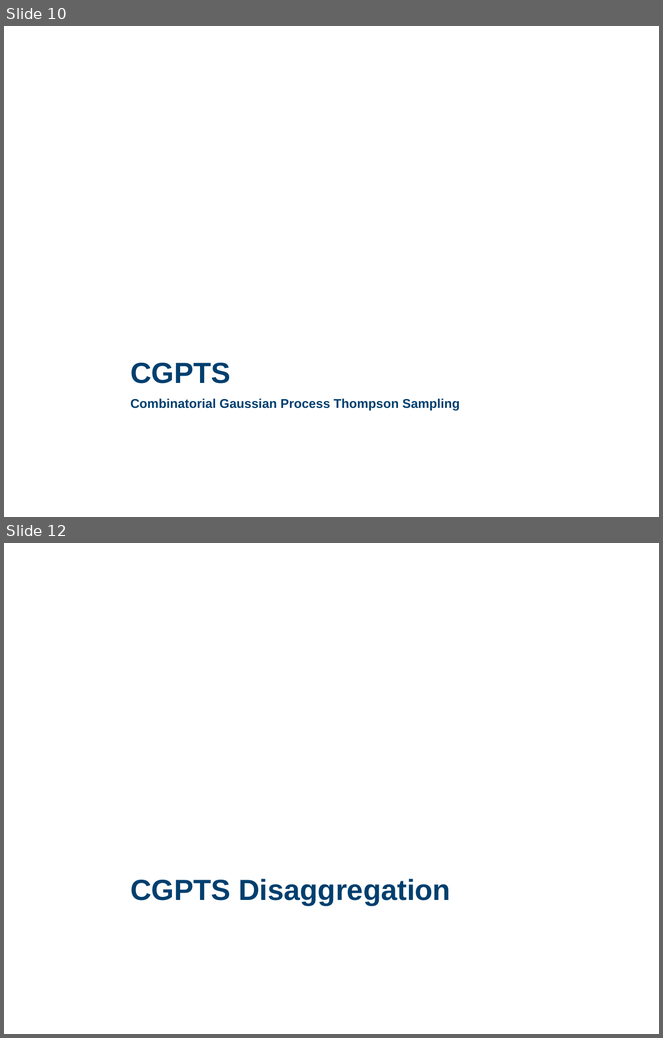
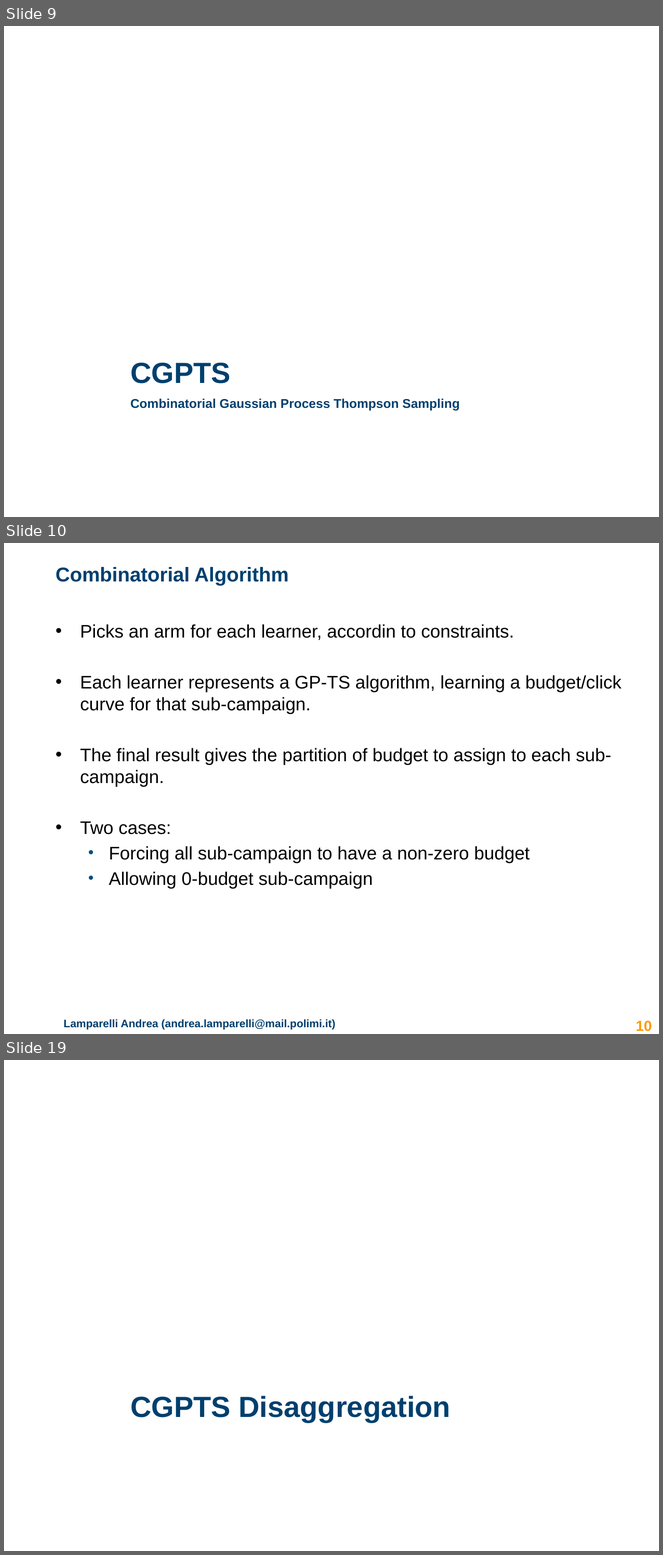
Before and after one commit to lucabonali/AdvertisingDIA, a slide deck: advertising_presentation.pptx. Shown one above the other, each under a label of ours: slides 10 and 12 before the commit, slides 9, 10 and 19 after it; the slides between them are not shown. The pictures are 663x1038 and 663x1555 pixels, drawn with LibreOffice and Linux fonts; fonts in the diff are those of the drawing; background and template pictures are left out. Boxes give left, top, right and bottom in pixels: in the first picture for what was removed or moved away, otherwise in the second. Text is boxed around its words. In the diff, an @@ line names an element or a change of style, - is before the commit and + after.

```diff
--- a/advertising_presentation.pptx
+++ b/advertising_presentation.pptx
@@ slide 10 added at box(4, 543, 659, 1034), background #FFFFFF @@
@@ title added at box(55, 567, 288, 586), 22 pt, text #003F6E, bold @@
+Combinatorial Algorithm
@@ text added at box(80, 624, 622, 888), 20 pt, text #000000 @@
+• Picks an arm for each learner, accordin to constraints.
+• Each learner represents a GP-TS algorithm, learning a budget/click curve for that sub-campaign.
+• The final result gives the partition of budget to assign to each sub-campaign.
+• Two cases:
+  • Forcing all sub-campaign to have a non-zero budget
+  • Allowing 0-budget sub-campaign
@@ text added at box(64, 1019, 336, 1030), 12 pt, text #003F6E, bold @@
+Lamparelli Andrea (andrea.lamparelli@mail.polimi.it)
@@ page number added at box(636, 1021, 652, 1032), 16 pt, text #FF9900, bold @@
+10
@@ what was slide 10 is now slide 9 @@
@@ what was slide 12 is now slide 19 @@
```
Also in this commit, not shown: 8 other slides added, 2 slides removed.
